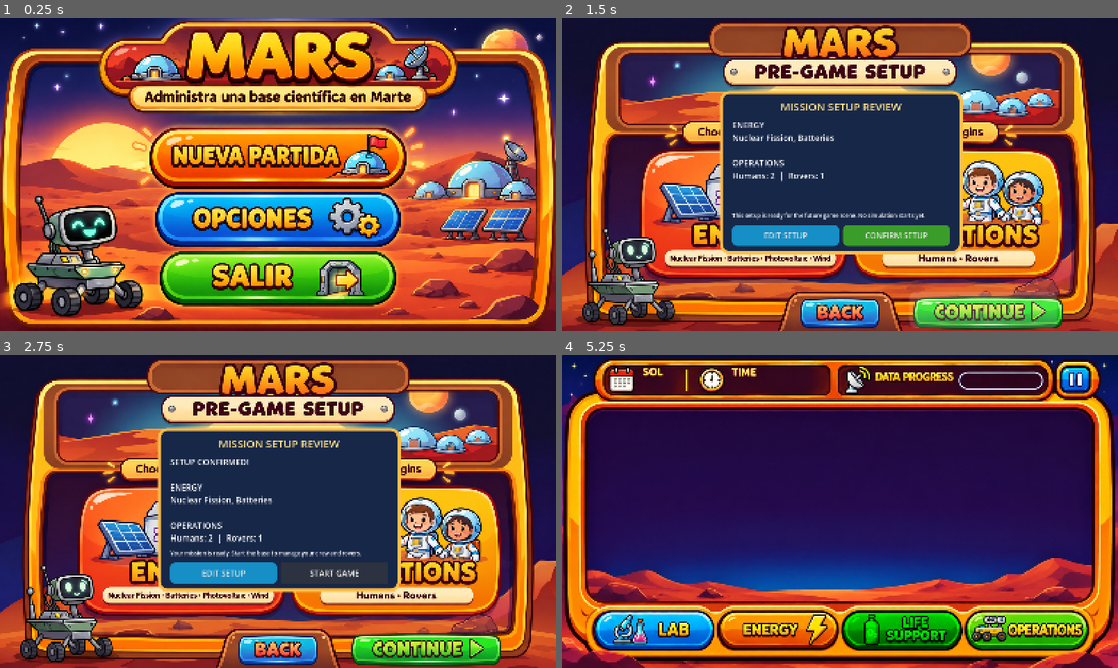
Above: before the commit, frames 1-4 (two rows, left to right).
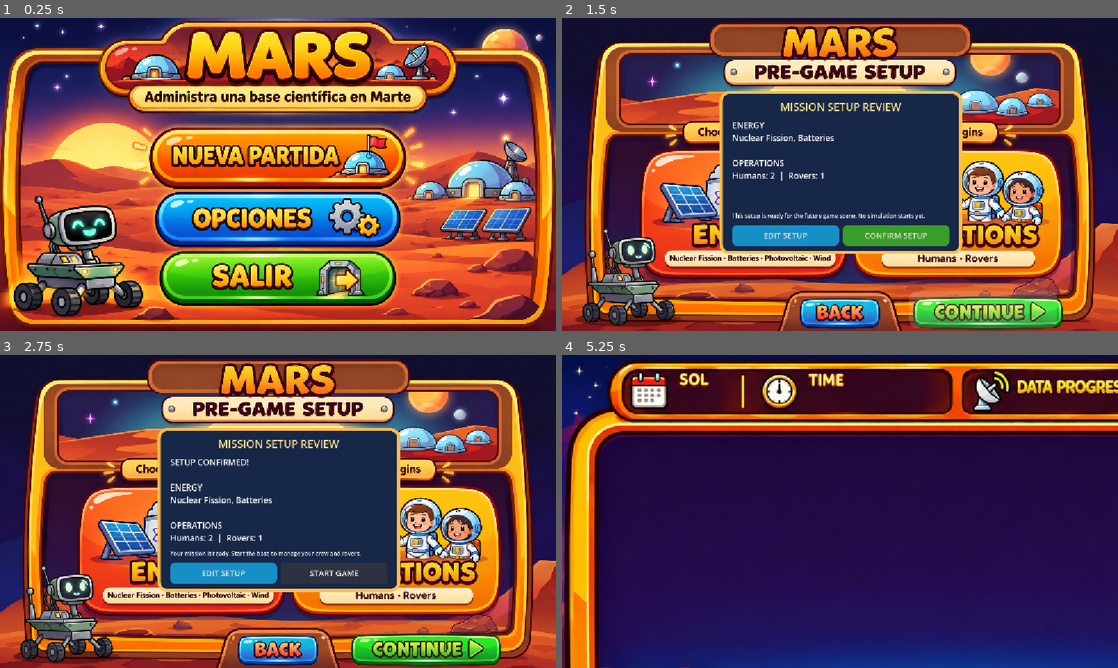
Above: after the commit, the same moments.

Repository: Jigsawka/Marcians
Game: Godot game, scene res://scenes/main_menu/main_menu.tscn
The game is run twice, just before and just after one commit, with the same random seed, the same clock (stepped at 60 frames per second) and the same inputs. The engine's default icon, where the game draws it, is replaced by a stand-in: a white triangle on a blue panel in a dark square.
Inputs (mouse positions are in pixels of both pictures, inside the frame that each line leads up to):
- Up to frame 1 (0.25 s): no input
- Up to frame 2 (1.5 s): click (840, 155) at 0.5 s; click (984, 309) at 1.25 s
- Up to frame 3 (2.75 s): click "CONFIRM SETUP" at 2 s
- Up to frame 4 (5.25 s): click "START GAME" at 2.75 s; click (773, 630) at 3.52 s; click (1029, 630) at 4.27 s; click (901, 630) at 5.02 s

The runs differ from the first frame. In frame 1, 15% of the frame differs, in the area x 0-100%, y 0-99%; in frame 2, 15%; in frame 3, 15%; in frame 4, 62%, in the area x 0-100%, y 0-100%.

Commit message:
Primer Commit Juancho

Diff:
--- a/project.godot
+++ b/project.godot
@@ -26,8 +26,6 @@
 
 [display]
 
-window/size/viewport_width=1672
-window/size/viewport_height=941
 window/stretch/mode="canvas_items"
 window/stretch/aspect="expand"
 
--- a/scenes/main_menu/main_menu.tscn
+++ b/scenes/main_menu/main_menu.tscn
@@ -1,6 +1,8 @@
-[gd_scene load_steps=2 format=3]
-[ext_resource type="Script" path="res://scenes/main_menu/main_menu.gd" id="1"]
-[node name="MainMenu" type="Control"]
+[gd_scene format=3 uid="uid://bll6kv8ingfnf"]
+
+[ext_resource type="Script" uid="uid://dvflei3smpvw6" path="res://scenes/main_menu/main_menu.gd" id="1"]
+
+[node name="MainMenu" type="Control" unique_id=271882474]
 layout_mode = 3
 anchors_preset = 15
 anchor_right = 1.0
